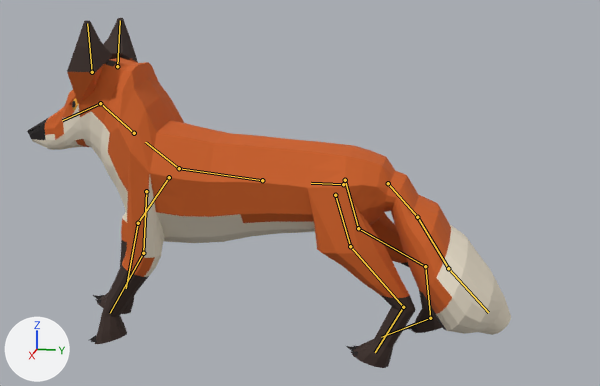
A saved change to the glTF model creatures/experiments/boxmodel/abc/t7x/zoo/fox/stage4/fox.glb.
One viewpoint serves both versions: a 50 mm camera at (2.708, 0.671, 1.24) aimed at (-0.021, 0.126, 0.558). The axes (+X, +Y, +Z) are drawn at lower left. The lights are the same throughout. The first picture is the older version. Both versions are drawn at frame 13 of the action 'move'; the numbers are the values there. The bones that change, and the others that lie on the model, are drawn over the model as lines.

Names of what the first picture shows: 'body' and 2 more.
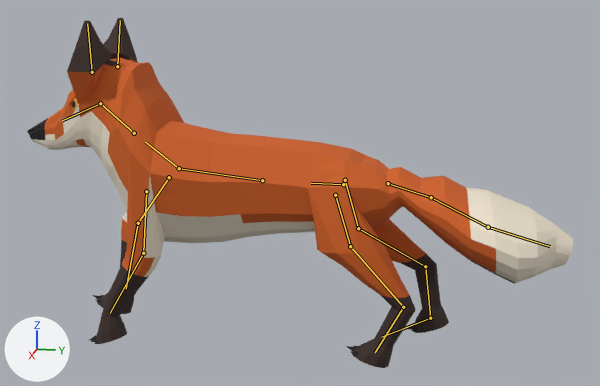
What the commit changed:
Bone 'tail0' (bone_tail0) turns from (0, 0, 0) to (-32, 0, 0) degrees about its own x, y and z.
Bone 'tail1' (bone_tail1) turns from (0, 0, -5) to (0, 0, -3) degrees about its own x, y and z.

Boxes (x1, y1, x2, y2) around the edits, measured in the pictures (600 x 386 px):
'body', posed (13% wider): before (27, 18, 511, 368); after (27, 18, 573, 368)
bone 'tail0', root to tip: before (388, 183) to (417, 217); after (388, 183) to (431, 197)
bone 'tail1', root to tip: before (417, 217) to (448, 268); after (431, 197) to (488, 227)
